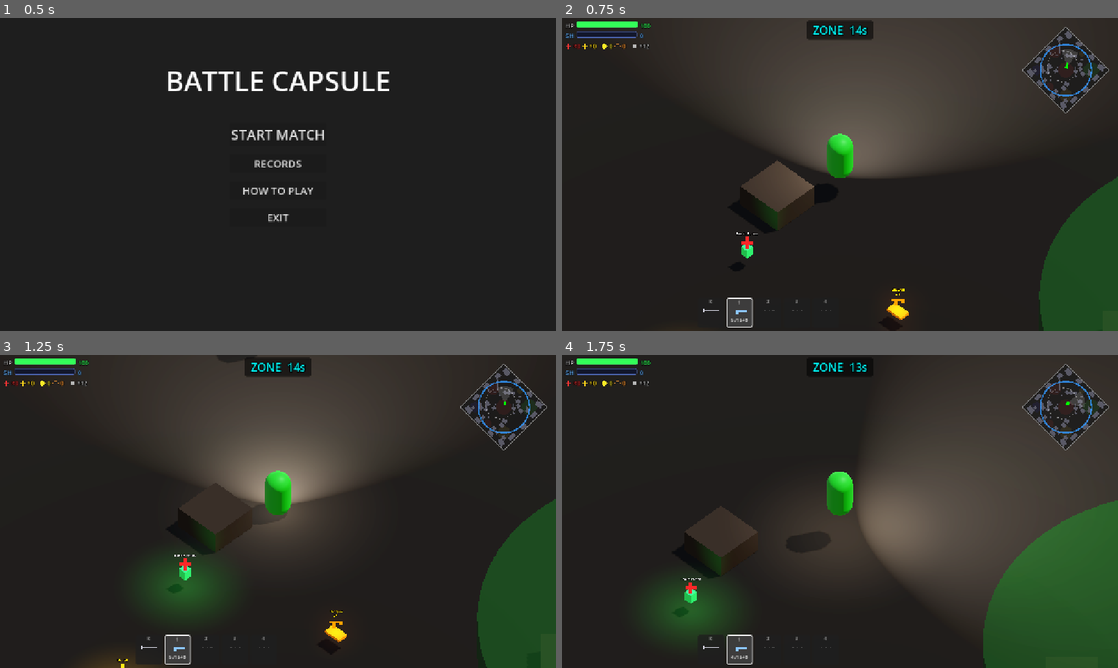
Above: before the commit, frames 1-4 (two rows, left to right).
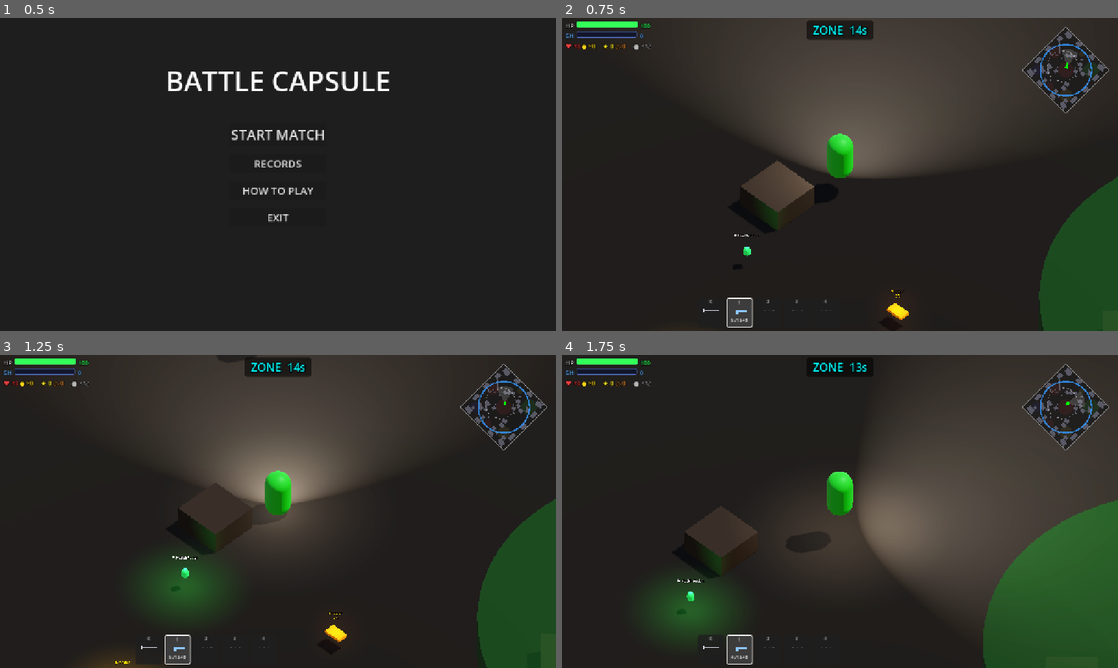
Above: after the commit, the same moments.

Repository: Kyulhee/battle-capsule
Game: Godot game, scene res://src/Main.tscn
Same seed, same stepped clock (60 frames per second), same inputs: the game is played once before the commit and once after it.
Inputs (mouse positions are in pixels of both pictures, inside the frame that each line leads up to):
- Up to frame 1 (0.5 s): no input
- Up to frame 2 (0.75 s): click "START MATCH" at 0.5 s
- Up to frame 3 (1.25 s): no input
- Up to frame 4 (1.75 s): tap Enter at 1.25 s; move the mouse to (962, 495) at 1.27 s; hold D (ui_right) from 1.28 s (still down); tap Q (heal) at 1.35 s; click (962, 495) at 1.42 s; tap Space at 1.52 s

Frame 1 is identical in both runs. In frame 2, 0.3% of the frame differs, in the area x 0-62%, y 8-92%; in frame 3, 0.3%, in the area x 0-62%, y 8-100%; in frame 4, 0.2%.

Commit message:
chore: bump version to v0.7.2
Co-Authored-By: Claude Sonnet 4.6 <noreply@anthropic.com>

Diff:
--- a/src/entities/pickup/Pickup.gd
+++ b/src/entities/pickup/Pickup.gd
@@ -20,7 +20,6 @@
 		mat.emission_enabled = true
 		mat.emission = item.color * 0.5
 		mesh_inst.material_override = mat
-		# Shape and transform per type
 		mesh_inst.transform = Transform3D.IDENTITY
 		match item.type:
 			ItemData.Type.WEAPON:
@@ -28,95 +27,57 @@
 				mesh_inst.mesh = box
 				mesh_inst.position = Vector3(0, 0.12, 0)
 			ItemData.Type.AMMO:
-				var sphere = SphereMesh.new(); sphere.radius = 0.18; sphere.height = 0.36
+				var sphere = SphereMesh.new(); sphere.radius = 0.15; sphere.height = 0.3
 				mesh_inst.mesh = sphere
-				mesh_inst.position = Vector3(0, 0.2, 0)
+				mesh_inst.position = Vector3(0, 0.18, 0)
 			ItemData.Type.HEAL:
-				var box = BoxMesh.new(); box.size = Vector3(0.32, 0.42, 0.32)
-				mesh_inst.mesh = box
-				mesh_inst.position = Vector3(0, 0.28, 0)
+				# Capsule = pill shape, universally understood as medicine
+				var cap = CapsuleMesh.new(); cap.radius = 0.14; cap.height = 0.42
+				mesh_inst.mesh = cap
+				mesh_inst.position = Vector3(0, 0.25, 0)
 			ItemData.Type.ARMOR:
-				var box = BoxMesh.new(); box.size = Vector3(0.5, 0.08, 0.5)
-				mesh_inst.mesh = box
-				mesh_inst.position = Vector3(0, 0.08, 0)
-		# Light color matches item
+				# Thin disc = armour plate
+				var cyl = CylinderMesh.new()
+				cyl.top_radius = 0.28; cyl.bottom_radius = 0.28; cyl.height = 0.07
+				mesh_inst.mesh = cyl
+				mesh_inst.position = Vector3(0, 0.07, 0)
 		if has_node("OmniLight3D"):
 			$OmniLight3D.light_color = item.color
 
 	var existing = get_node_or_null("PickupLabel")
 	if existing: existing.queue_free()
-	var existing_icon = get_node_or_null("PickupIcon")
-	if existing_icon: existing_icon.queue_free()
 	if not item: return
-
-	var sprite = Sprite3D.new()
-	sprite.name = "PickupIcon"
-	sprite.billboard = BaseMaterial3D.BILLBOARD_ENABLED
-	sprite.no_depth_test = true
-	sprite.pixel_size = 0.028
-	sprite.texture_filter = BaseMaterial3D.TEXTURE_FILTER_NEAREST
-	sprite.texture = _make_pickup_icon()
-	sprite.position = Vector3(0, 0.72, 0)
-	add_child(sprite)
 
 	var label = Label3D.new()
 	label.name = "PickupLabel"
 	label.billboard = BaseMaterial3D.BILLBOARD_ENABLED
 	label.no_depth_test = true
-	label.font_size = 24
+	label.font_size = 26
 	label.pixel_size = 0.005
-	label.position = Vector3(0, 1.2, 0)
+	label.position = Vector3(0, 1.1, 0)
 	label.outline_size = 6
 
-	var display_text = item.item_name
+	# Unicode prefix makes type immediately clear without adding a separate node
+	var prefix = ""
+	match item.type:
+		ItemData.Type.HEAL:
+			prefix = ("◆ " if item.rarity == ItemData.Rarity.RARE else "♥ ")
+		ItemData.Type.ARMOR:
+			prefix = "◈ "
+		ItemData.Type.AMMO:
+			prefix = "● "
+		ItemData.Type.WEAPON:
+			prefix = ""  # name alone is distinctive enough
+
+	var display_text = prefix + item.item_name
 	if item.type == ItemData.Type.WEAPON and item.weapon_stats:
 		display_text += "\n%d/%d" % [item.weapon_stats.current_ammo, item.weapon_stats.max_ammo]
 	elif item.type == ItemData.Type.AMMO and item.ammo_weapon_type != "":
-		display_text += "\n+%d" % item.amount
+		display_text += " +%d" % item.amount
 
 	label.text = display_text
 	label.modulate = Color.GOLD if item.rarity == ItemData.Rarity.RARE else Color.WHITE
 	add_child(label)
-
-func _make_pickup_icon() -> ImageTexture:
-	var W := 20; var H := 20
-	var img := Image.create(W, H, false, Image.FORMAT_RGBA8)
-	img.fill(Color(0, 0, 0, 0))
-	match item.type:
-		ItemData.Type.HEAL:
-			var c = Color(1.0, 0.85, 0.1) if item.rarity == ItemData.Rarity.RARE else Color(0.95, 0.15, 0.15)
-			for x in range(2, 18):
-				img.set_pixel(x, 8,  c); img.set_pixel(x, 9,  c)
-				img.set_pixel(x, 10, c); img.set_pixel(x, 11, c)
-			for y in range(2, 18):
-				img.set_pixel(8,  y, c); img.set_pixel(9,  y, c)
-				img.set_pixel(10, y, c); img.set_pixel(11, y, c)
-		ItemData.Type.ARMOR:
-			var c = Color(0.45, 0.78, 1.0)
-			for y in range(2, 12):
-				for x in range(3, 17): img.set_pixel(x, y, c)
-			for y in range(12, 19):
-				var margin = y - 11
-				for x in range(3 + margin, 17 - margin):
-					img.set_pixel(x, y, c)
-		ItemData.Type.AMMO:
-			var c = item.color
-			for y in range(9, 18):
-				for x in range(7, 13): img.set_pixel(x, y, c)
-			for y in range(3, 9):
-				var shrink = 9 - y
-				for x in range(7 + shrink / 2, 13 - shrink / 2):
-					img.set_pixel(x, y, c)
-			for x in range(6, 14): img.set_pixel(x, 17, c); img.set_pixel(x, 18, c)
-		ItemData.Type.WEAPON:
-			var c = item.color
-			for x in range(1, 15):
-				img.set_pixel(x, 8, c); img.set_pixel(x, 9, c)
-			for x in range(14, 19):
-				for y in range(8, 13): img.set_pixel(x, y, c)
-			for x in range(5, 9):
-				for y in range(9, 17): img.set_pixel(x, y, c)
-	return ImageTexture.create_from_image(img)
 
 func collect(collector: Entity) -> bool:
 	if not item: return false
--- a/src/entities/player/Player.gd
+++ b/src/entities/player/Player.gd
@@ -173,13 +173,13 @@
 	var stat_row = HBoxContainer.new()
 	stat_row.add_theme_constant_override("separation", 4)
 	hud_a.add_child(stat_row)
-	_stat_heal_val  = _stat_pair(stat_row, "heal",   Color(0.95, 0.2,  0.2 ))
-	_stat_mk_val    = _stat_pair(stat_row, "medkit", Color(1.0,  0.85, 0.1 ))
-	var sp1 = Label.new(); sp1.text = " "; stat_row.add_child(sp1)
-	_stat_kill_val  = _stat_pair(stat_row, "kill",   Color(1.0,  0.92, 0.15))
-	_stat_asst_val  = _stat_pair(stat_row, "assist", Color(1.0,  0.6,  0.2 ))
-	var sp2 = Label.new(); sp2.text = " "; stat_row.add_child(sp2)
-	_stat_alive_val = _stat_pair(stat_row, "alive",  Color(0.72, 0.72, 0.72))
+	_stat_heal_val  = _stat_pair(stat_row, "♥", Color(0.95, 0.25, 0.25))
+	_stat_mk_val    = _stat_pair(stat_row, "◆", Color(1.0,  0.85, 0.1 ))
+	var sp1 = Label.new(); sp1.text = "  "; stat_row.add_child(sp1)
+	_stat_kill_val  = _stat_pair(stat_row, "★", Color(1.0,  0.92, 0.15))
+	_stat_asst_val  = _stat_pair(stat_row, "◇", Color(1.0,  0.6,  0.2 ))
+	var sp2 = Label.new(); sp2.text = "  "; stat_row.add_child(sp2)
+	_stat_alive_val = _stat_pair(stat_row, "●", Color(0.72, 0.72, 0.72))
 
 	# Slot bar (bottom-center): 5 boxes — 0=knife, 1-4=weapons
 	var slot_bar = HBoxContainer.new()
@@ -473,59 +473,21 @@
 	if _stat_asst_val:  _stat_asst_val.text  = "%d" % assists
 	if _stat_alive_val: _stat_alive_val.text = "×%d" % alive
 
-func _stat_pair(container: HBoxContainer, icon_type: String, col: Color) -> Label:
-	var icon = TextureRect.new()
-	icon.texture = _make_stat_icon(icon_type)
-	icon.custom_minimum_size = Vector2(14, 14)
-	icon.expand_mode = TextureRect.EXPAND_IGNORE_SIZE
-	icon.stretch_mode = TextureRect.STRETCH_KEEP_ASPECT_CENTERED
-	icon.texture_filter = CanvasItem.TEXTURE_FILTER_NEAREST
-	container.add_child(icon)
-	var lbl = Label.new()
-	lbl.add_theme_font_size_override("font_size", 13)
-	lbl.add_theme_color_override("font_color", col)
-	lbl.add_theme_color_override("font_outline_color", Color.BLACK)
-	lbl.add_theme_constant_override("outline_size", 5)
-	container.add_child(lbl)
-	return lbl
-
-func _make_stat_icon(type: String) -> ImageTexture:
-	var W := 14; var H := 14
-	var img := Image.create(W, H, false, Image.FORMAT_RGBA8)
-	img.fill(Color(0, 0, 0, 0))
-	match type:
-		"heal":
-			var c = Color(0.95, 0.2, 0.2)
-			for x in range(1, 13): img.set_pixel(x, 6, c); img.set_pixel(x, 7, c)
-			for y in range(1, 13): img.set_pixel(6, y, c); img.set_pixel(7, y, c)
-		"medkit":
-			var c = Color(1.0, 0.85, 0.1)
-			for x in range(1, 13): img.set_pixel(x, 6, c); img.set_pixel(x, 7, c)
-			for y in range(1, 13): img.set_pixel(6, y, c); img.set_pixel(7, y, c)
-		"kill":
-			var c = Color(1.0, 0.92, 0.15)
-			for y in range(14):
-				var half = min(y + 1, 14 - y)
-				for x in range(7 - half, 7 + half):
-					if x >= 0 and x < 14: img.set_pixel(x, y, c)
-		"assist":
-			var c = Color(1.0, 0.6, 0.2)
-			for y in range(14):
-				var half = min(y + 1, 14 - y)
-				var left = 7 - half; var right = 7 + half - 1
-				if left >= 0:  img.set_pixel(left,  y, c)
-				if right < 14: img.set_pixel(right, y, c)
-				if y == 0 or y == 13:
-					for x in range(max(0, left), min(14, right + 1)):
-						img.set_pixel(x, y, c)
-		"alive":
-			var c = Color(0.72, 0.72, 0.72)
-			for y in range(14):
-				for x in range(14):
-					var dx = x - 6.5; var dy = y - 6.5
-					if dx * dx + dy * dy <= 20.25:
-						img.set_pixel(x, y, c)
-	return ImageTexture.create_from_image(img)
+func _stat_pair(container: HBoxContainer, symbol: String, col: Color) -> Label:
+	var sym = Label.new()
+	sym.text = symbol
+	sym.add_theme_font_size_override("font_size", 15)
+	sym.add_theme_color_override("font_color", col)
+	sym.add_theme_color_override("font_outline_color", Color.BLACK)
+	sym.add_theme_constant_override("outline_size", 6)
+	container.add_child(sym)
+	var val = Label.new()
+	val.add_theme_font_size_override("font_size", 13)
+	val.add_theme_color_override("font_color", col)
+	val.add_theme_color_override("font_outline_color", Color.BLACK)
+	val.add_theme_constant_override("outline_size", 5)
+	container.add_child(val)
+	return val
 
 # ── Slot system ──────────────────────────────────────────────────────────
 
Not shown, changed: export_presets.cfg
Not shown, changed: CLAUDE.md
Not shown, changed: README.md
Not shown, changed: docs/DEVLOG.md
Not shown, changed: docs/MASTERPLAN.md
